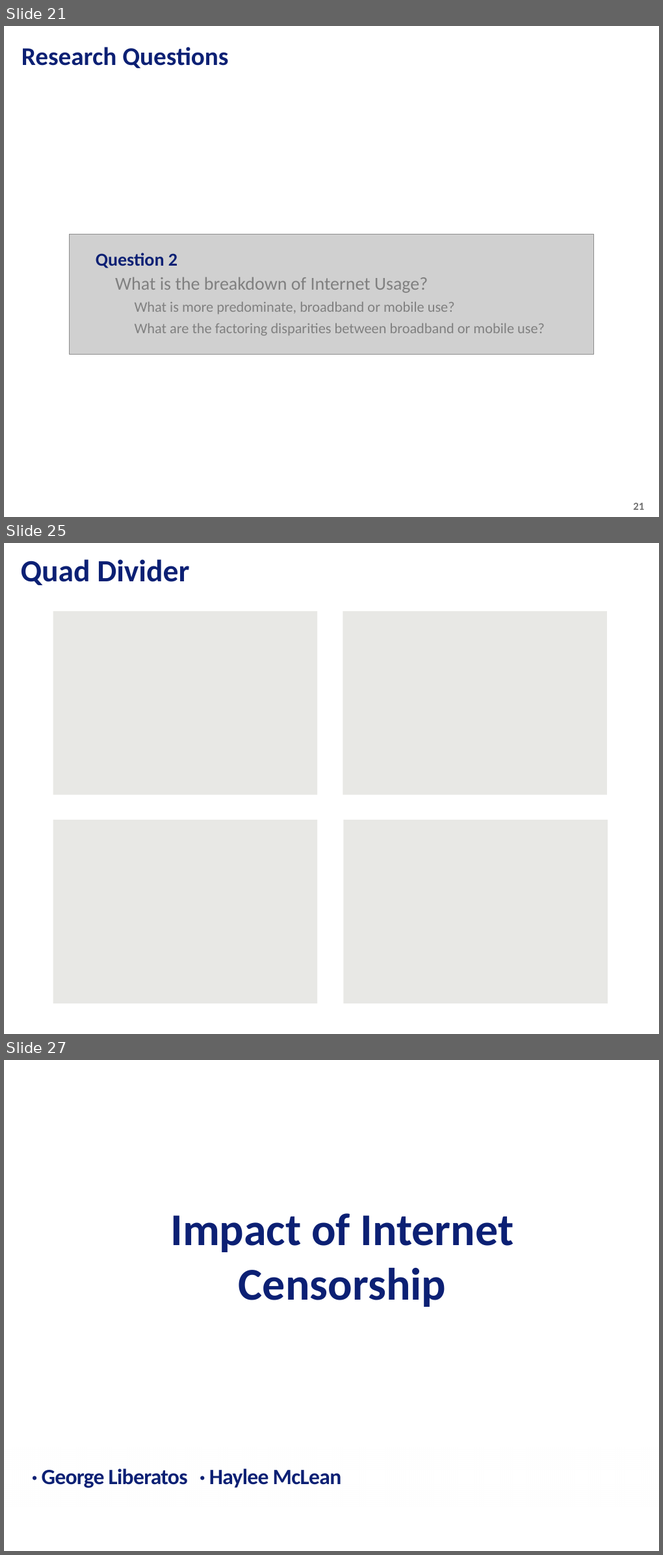
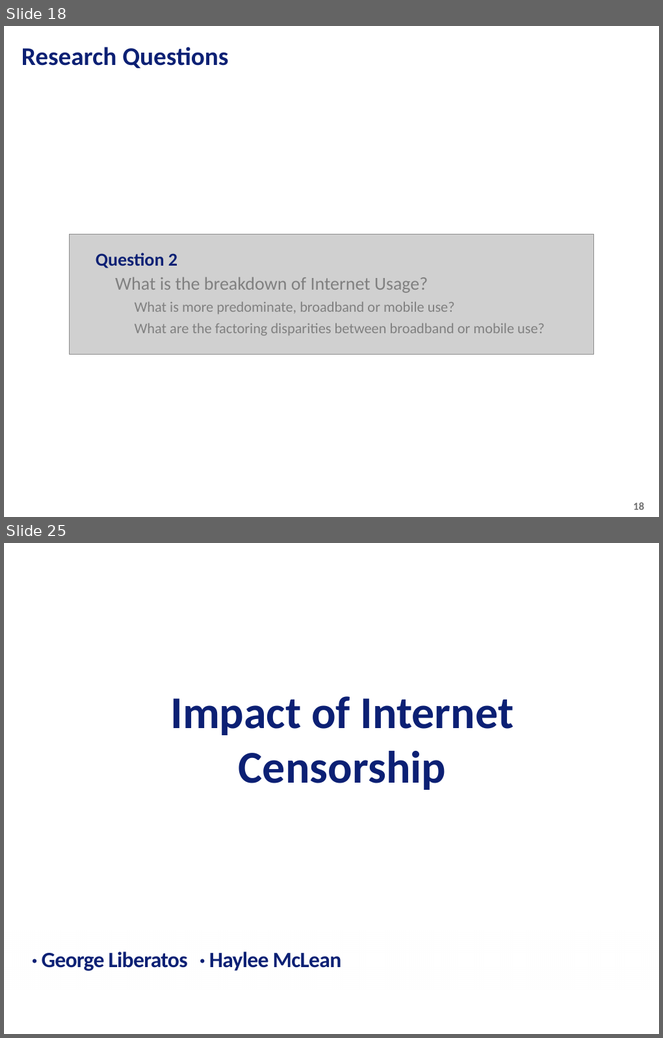
Before and after one commit to tiascott01/07_GroupProject1, a slide deck: Data Presentation.pptx. Shown one above the other, each under a label of ours: slides 21, 25 and 27 before the commit, slides 18 and 25 after it; the slides between them are not shown. The pictures are 663x1555 and 663x1038 pixels, drawn with LibreOffice and Linux fonts; fonts in the diff are those of the drawing; grey boxes stand for pictures; background and template pictures are left out. Boxes give left, top, right and bottom in pixels: in the first picture for what was removed or moved away, otherwise in the second. Text is boxed around its words. In the diff, an @@ line names an element or a change of style, - is before the commit and + after.

```diff
--- a/Data Presentation.pptx
+++ b/Data Presentation.pptx
@@ slide 25 removed at (4,543,659,1034), background picture (left out) @@
@@ text removed at (21,559,189,585) @@
-Quad Divider
@@ rectangle removed at (53,611,317,795) @@
@@ rectangle removed at (343,611,607,795) @@
@@ rectangle removed at (53,820,317,1005) @@
@@ rectangle removed at (343,820,607,1005) @@
@@ what was slide 21 is now slide 18 @@
@@ page number at (633,502,644,510): text changed @@
-21
+18
@@ what was slide 27 is now slide 25 @@
```
Also in this commit, not shown: 5 slides changed, 18 slides added, 19 other slides removed.
